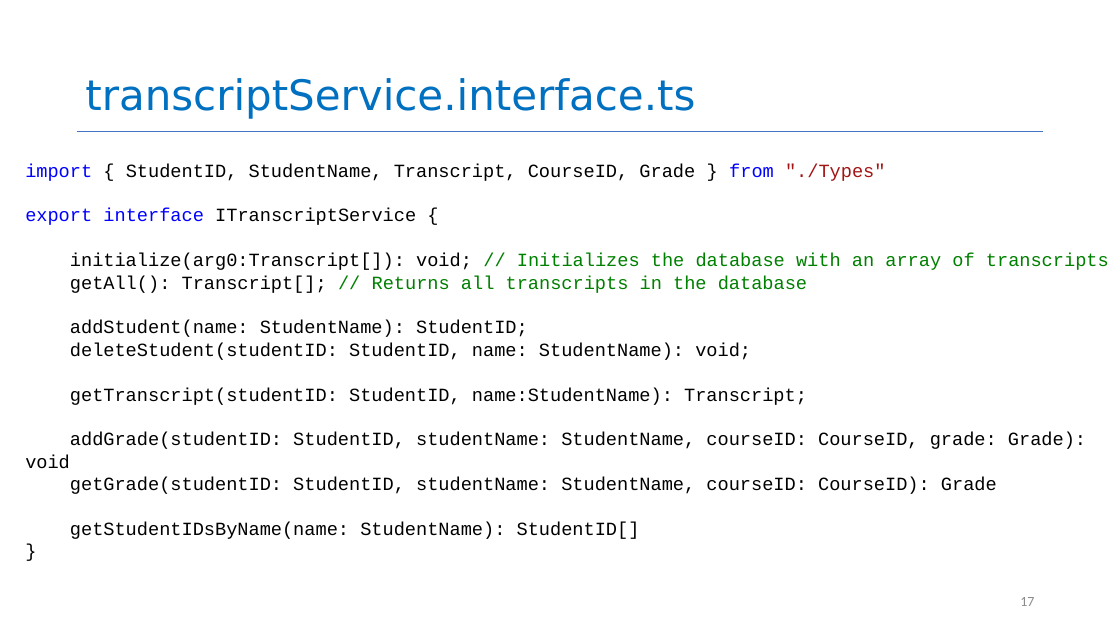
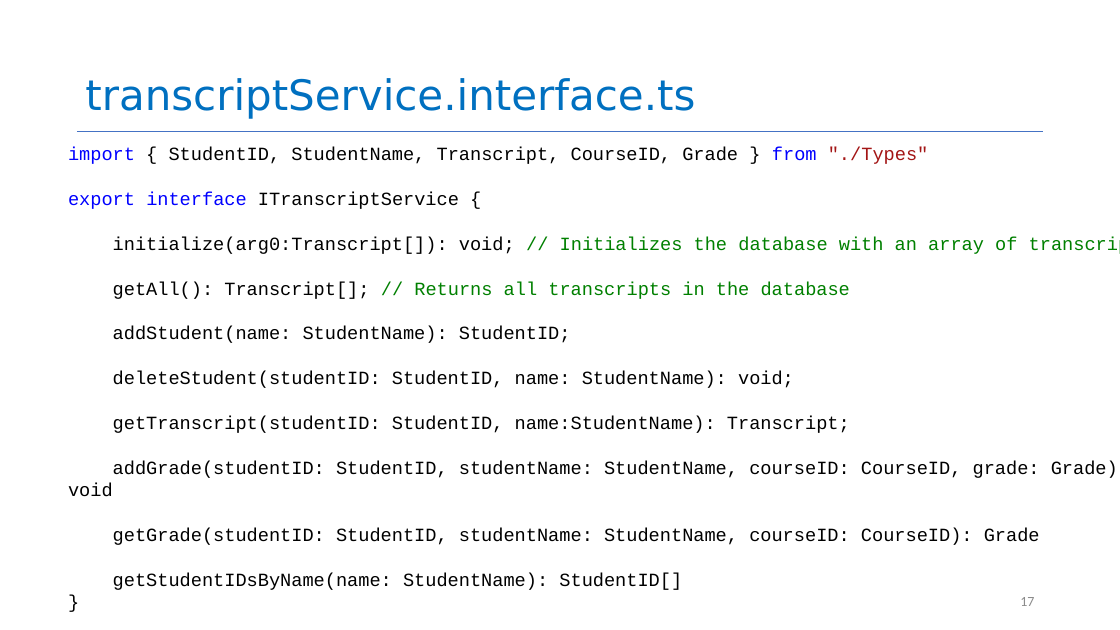
Before and after one commit to yashburshe/CS4530-Fall-2025, a slide deck: slide 17 of Slides/Module 02 From Requirements to Code.pptx. Drawn at 1120x630 pixels with LibreOffice and Linux fonts; fonts in the diff are those of the drawing. Boxes give left, top, right and bottom in pixels: in the first picture for what was removed or moved away, otherwise in the second. Text is boxed around its words. In the diff, an @@ line names an element or a change of style, - is before the commit and + after.

```diff
--- a/Slides/Module 02 From Requirements to Code.pptx
+++ b/Slides/Module 02 From Requirements to Code.pptx
@@ text "import { StudentID, StudentName, Transcript, ..." rewrapped from (x1=25, y1=164, x2=1109, y2=539) to (x1=68, y1=147, x2=1120, y2=590) @@
```
Also in this commit, not shown: 3 other slides changed, 1 other file.
